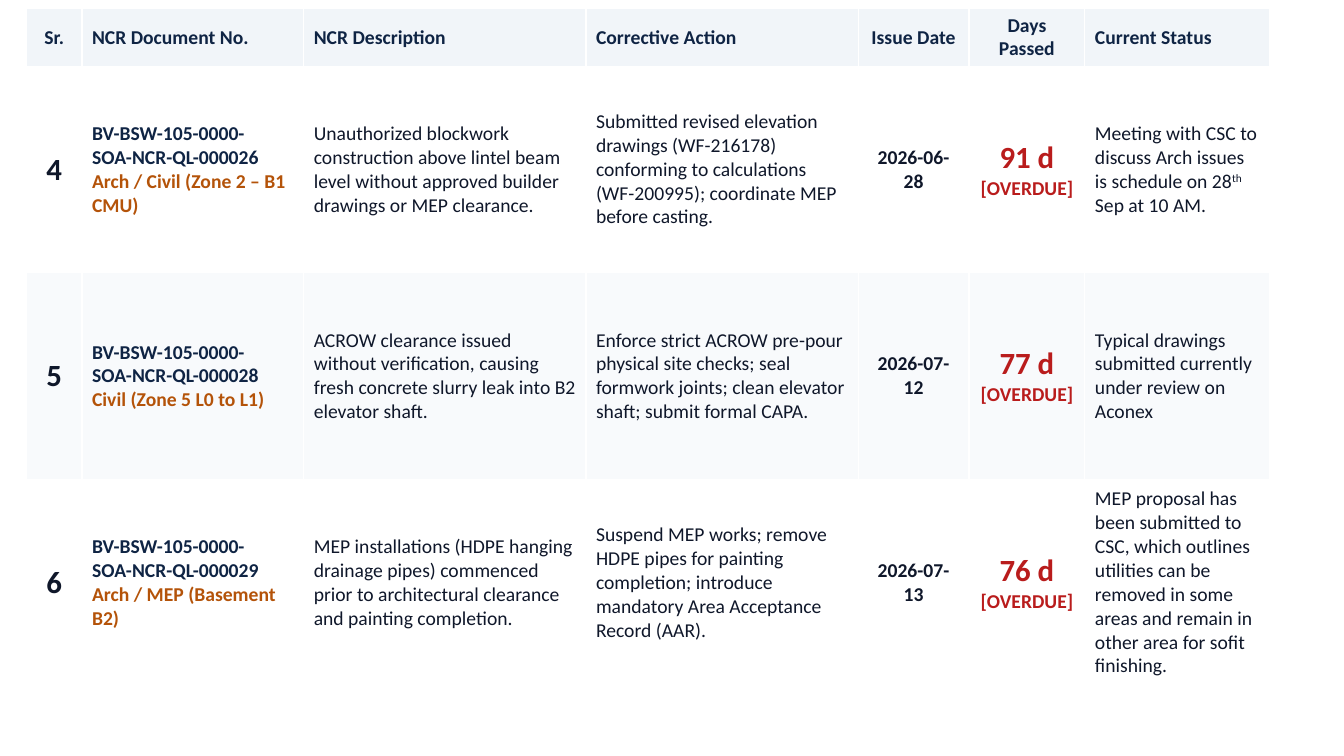
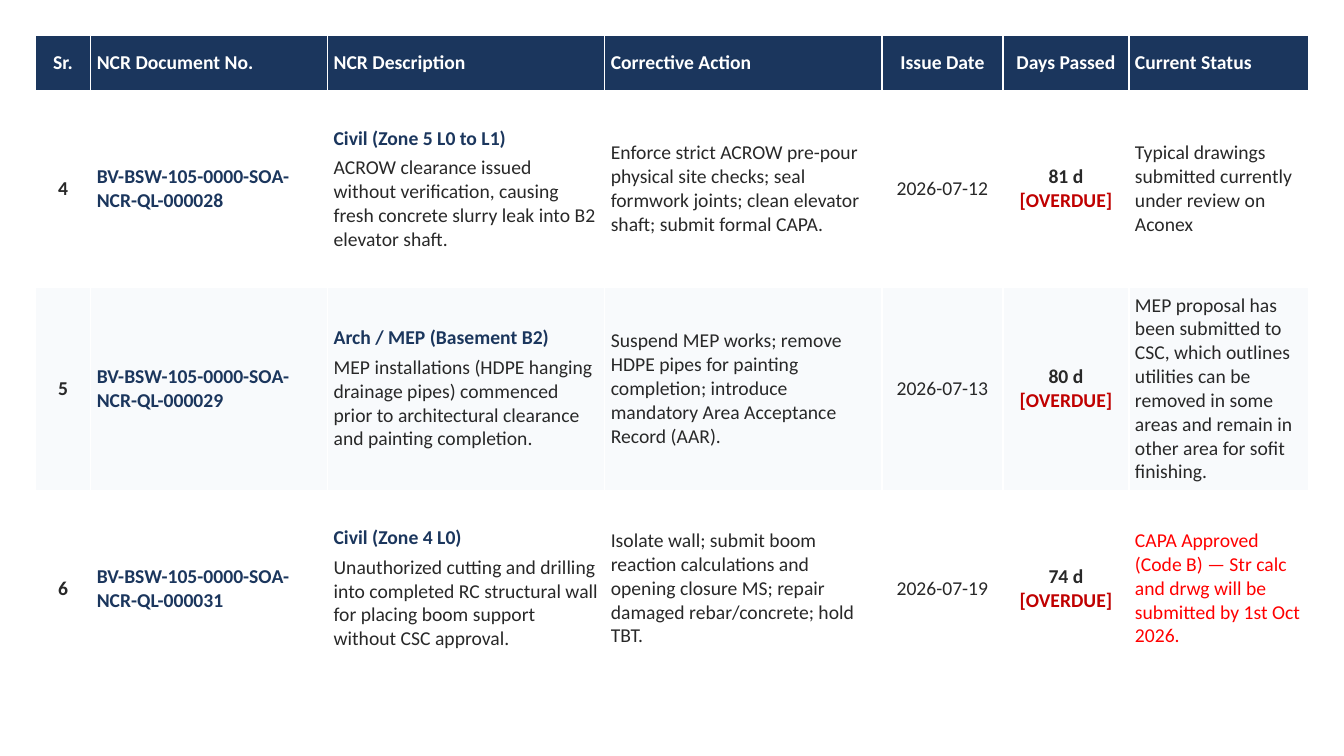
Before and after one commit to ECM895/QC-Dashboard, a slide deck: slide 2 of auto_logs/Open NCRs.pptx. Drawn at 1344x756 pixels with LibreOffice and Linux fonts; fonts in the diff are those of the drawing. Boxes give left, top, right and bottom in pixels: in the first picture for what was removed or moved away, otherwise in the second. Text is boxed around its words. In the diff, an @@ line names an element or a change of style, - is before the commit and + after.

```diff
--- a/auto_logs/Open NCRs.pptx
+++ b/auto_logs/Open NCRs.pptx
@@ rectangle removed at bbox=[0, 0, 1344, 756] @@
@@ table at bbox=[35, 35, 1309, 685] @@
-row 2: 4 | BV-BSW-105-0000- SOA-NCR-QL-000026 / Arch / Civil (Zone 2 – B1 CMU) | Unauthorized blockwork construction above lintel beam level without approved builder drawings or MEP clearance. | Submitted revised elevation drawings (WF-216178) conforming to calculations (WF-200995); coordinate MEP before casting. | 2026-06-28 | 91 d / [OVERDUE] | Meeting with CSC to discuss Arch issues is schedule on 28th Sep at 10 AM.
+row 2: 4 | BV-BSW-105-0000-SOA-NCR-QL-000028 | Civil (Zone 5 L0 to L1) / ACROW clearance issued without verification, causing fresh concrete slurry leak into B2 elevator shaft. | Enforce strict ACROW pre-pour physical site checks; seal formwork joints; clean elevator shaft; submit formal CAPA. | 2026-07-12 | 81 d / [OVERDUE] | Typical drawings submitted currently under review on Aconex
-row 3: 5 | BV-BSW-105-0000- SOA-NCR-QL-000028 / Civil (Zone 5 L0 to L1) | ACROW clearance issued without verification, causing fresh concrete slurry leak into B2 elevator shaft. | Enforce strict ACROW pre-pour physical site checks; seal formwork joints; clean elevator shaft; submit formal CAPA. | 2026-07-12 | 77 d / [OVERDUE] | Typical drawings submitted currently under review on Aconex
+row 3: 5 | BV-BSW-105-0000-SOA-NCR-QL-000029 | Arch / MEP (Basement B2) / MEP installations (HDPE hanging drainage pipes) commenced prior to architectural clearance and painting completion. | Suspend MEP works; remove HDPE pipes for painting completion; introduce mandatory Area Acceptance Record (AAR). | 2026-07-13 | 80 d / [OVERDUE] | MEP proposal has been submitted to CSC, which outlines utilities can be removed in some areas and remain in other area for sofit finishing.
-row 4: 6 | BV-BSW-105-0000- SOA-NCR-QL-000029 / Arch / MEP (Basement B2) | MEP installations (HDPE hanging drainage pipes) commenced prior to architectural clearance and painting completion. | Suspend MEP works; remove HDPE pipes for painting completion; introduce mandatory Area Acceptance Record (AAR). | 2026-07-13 | 76 d / [OVERDUE] | MEP proposal has been submitted to CSC, which outlines utilities can be removed in some areas and remain in other area for sofit finishing.
+row 4: 6 | BV-BSW-105-0000-SOA-NCR-QL-000031 | Civil (Zone 4 L0) / Unauthorized cutting and drilling into completed RC structural wall for placing boom support without CSC approval. | Isolate wall; submit boom reaction calculations and opening closure MS; repair damaged rebar/concrete; hold TBT. | 2026-07-19 | 74 d / [OVERDUE] | CAPA Approved (Code B) — Str calc and drwg will be submitted by 1st Oct 2026.
@@ fill #F1F5F9 to #1B365D in row 1 @@
@@ text colour #0F2444 to #FFFFFF in "Sr.", "NCR Document No.", "NCR Description", "Corrective Action" and 3 more places @@
@@ size 22 to 14 pt, text colour #0F172A to #282828 in "4", "5", "6" @@
@@ table: place and size @@
-table at bbox=[26, 8, 1269, 686]
+table at bbox=[35, 35, 1309, 685]
```
Also in this commit, not shown: 6 other slides changed, 1 slide added, 1 slide removed, 1 other file.
